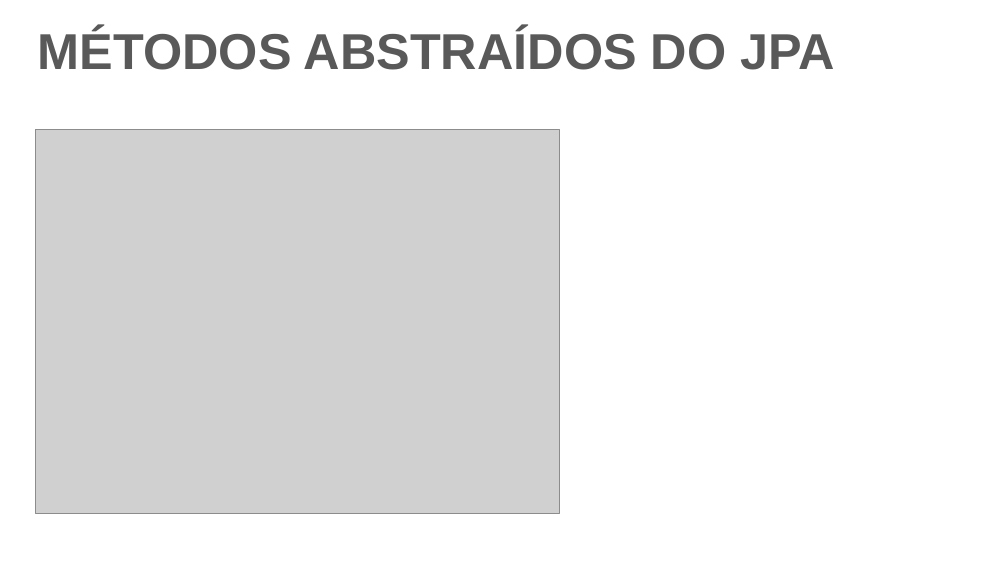
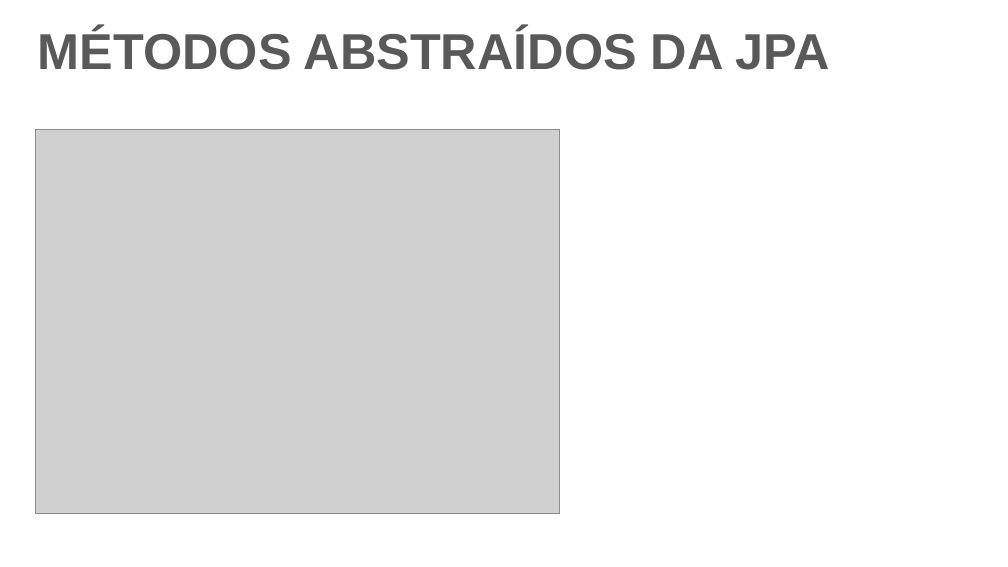
Before and after one commit to DeehSlash/apresentacao-jpa, a slide deck: slide 11 of Apresentação.pptx. Drawn at 1008x567 pixels with LibreOffice and Linux fonts; fonts in the diff are those of the drawing; grey boxes stand for pictures; background and template pictures are left out. Boxes give left, top, right and bottom in pixels: in the first picture for what was removed or moved away, otherwise in the second. Text is boxed around its words. In the diff, an @@ line names an element or a change of style, - is before the commit and + after.

```diff
--- a/Apresentação.pptx
+++ b/Apresentação.pptx
@@ text at (38, 29, 830, 70): text changed @@
-MÉTODOS ABSTRAÍDOS DO JPA
+MÉTODOS ABSTRAÍDOS DA JPA
```
Also in this commit, not shown: 2 other slides changed.
